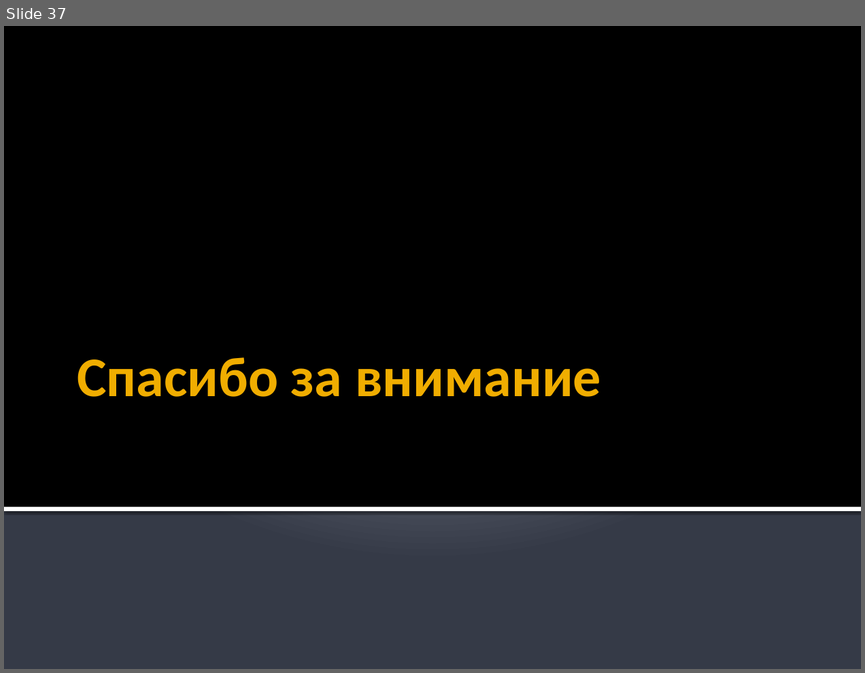
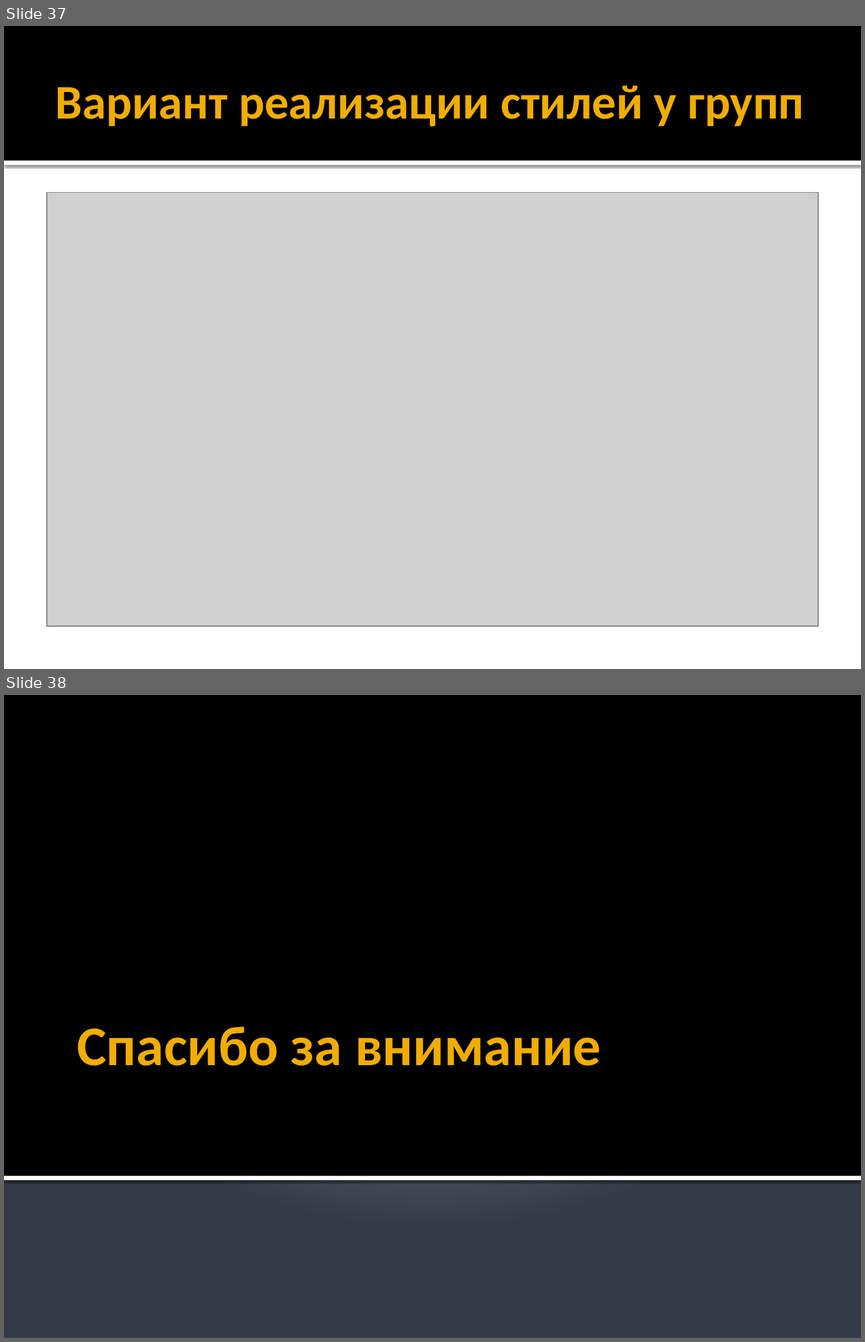
Before and after one commit to alexey-malov/ood, a slide deck: lectures/10.composite/composite.pptx. Shown one above the other, each under a label of ours: slide 37 before the commit, slides 37 and 38 after it. The pictures are 865x673 and 865x1342 pixels, drawn with LibreOffice and Linux fonts; fonts in the diff are those of the drawing; grey boxes stand for pictures. Boxes give left, top, right and bottom in pixels: in the first picture for what was removed or moved away, otherwise in the second. Text is boxed around its words. In the diff, an @@ line names an element or a change of style, - is before the commit and + after.

```diff
--- a/lectures/10.composite/composite.pptx
+++ b/lectures/10.composite/composite.pptx
@@ slide 37 added at bbox=[4, 26, 861, 669], background #FFFFFF @@
@@ rectangle added at bbox=[4, 26, 861, 161], fill #000000 @@
@@ title added at bbox=[56, 85, 804, 127], 40.5 pt, text #F0AD00, bold @@
+Вариант реализации стилей у групп
@@ rectangle added at bbox=[4, 161, 861, 165], fill #FFFFFF @@
@@ picture added at bbox=[47, 192, 818, 626] @@
@@ what was slide 37 is now slide 38 @@
```
Also in this commit, not shown: 1 slide changed, 4 other files.
